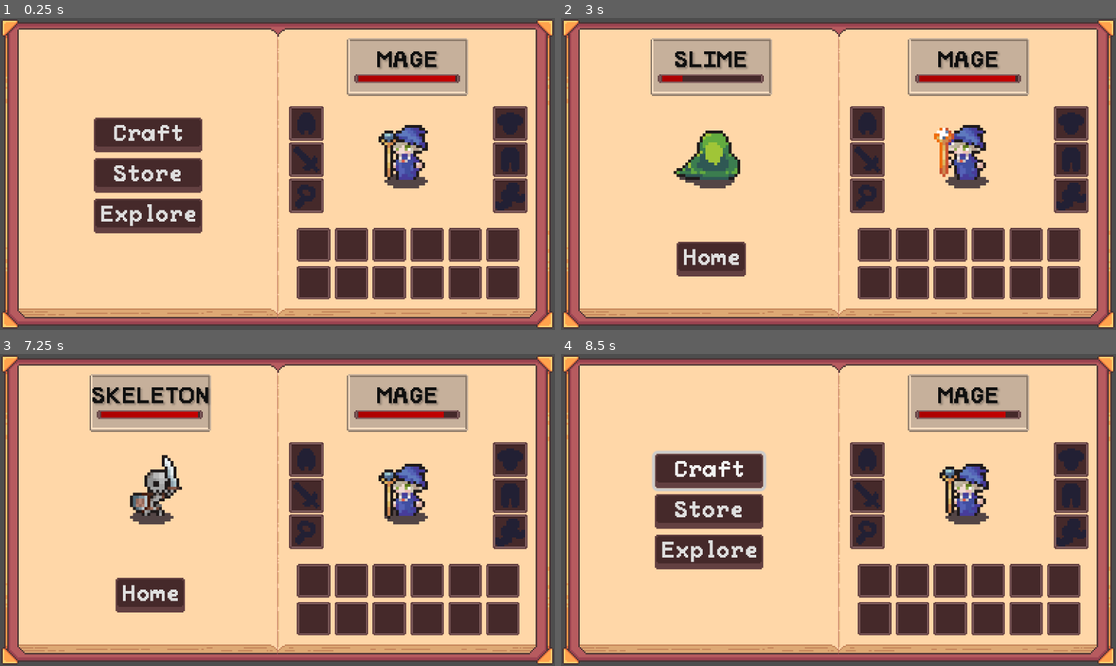
Above: before the commit, frames 1-4 (two rows, left to right).
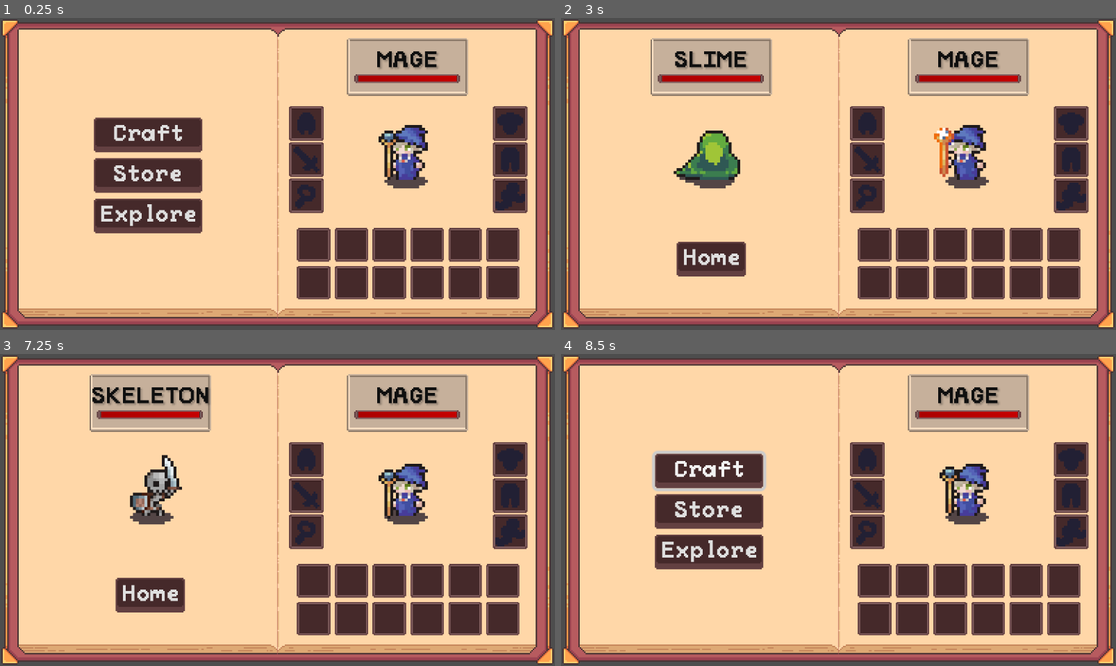
Above: after the commit, the same moments.

Repository: Blortlett/GodotIdle
Game: Godot game, scene res://Scenes/GuiNode.tscn
Two runs of this game, one before a commit and one after it. Both use one fixed random seed, a clock stepped at 60 frames per second and the inputs below.
Inputs:
- Up to frame 1 (0.25 s): no input
- Up to frame 2 (3 s): click "Craft" at 0.5 s; click "Store" at 1.25 s; click "Explore" at 2 s; click "Sunny Meadow" at 2.75 s
- Up to frame 3 (7.25 s): click "Home" at 3.5 s; click "Craft" at 4.25 s; click "Store" at 5 s; click "Explore" at 5.75 s; click "Decrepit Graveyard" at 6.5 s
- Up to frame 4 (8.5 s): click "Home" at 7.25 s; click "Craft" at 8 s

The runs differ from the first frame. In frame 1, less than 0.1% of the frame differs, in the area x 81-83%, y 18-21%; in frame 2, 0.3%, in the area x 21-83%, y 18-21%; in frame 3, less than 0.1%; in frame 4, less than 0.1%.

Commit message:
Fixed HealthUI Display & Value Issues

Diff:
--- a/Character/Characters/Monsters/rSkeleton.tres
+++ b/Character/Characters/Monsters/rSkeleton.tres
@@ -13,8 +13,8 @@
 Health = 80.0
 Damage = 12.0
 MagicDamage = 4.0
-Defense = 4.0
-MagicDefense = 2.0
+Defense = 2.0
+MagicDefense = 3.0
 AttackSpeed = 1.4
 LootTable = ExtResource("1_ue78r")
 metadata/_custom_type_script = "uid://dhdrxna4ooxij"
--- a/Character/Characters/Monsters/rSlime.tres
+++ b/Character/Characters/Monsters/rSlime.tres
@@ -10,7 +10,7 @@
 mPlayerType = 0
 Alliance = 1
 Sprite = ExtResource("1_6jh3b")
-Health = 30.0
+Health = 500.0
 Damage = 4.0
 MagicDamage = 4.0
 Defense = 1.0
--- a/Character/Characters/Monsters/rWolf.tres
+++ b/Character/Characters/Monsters/rWolf.tres
@@ -13,8 +13,8 @@
 Health = 180.0
 Damage = 10.0
 MagicDamage = 7.0
-Defense = 5.0
-MagicDefense = 5.0
+Defense = 3.0
+MagicDefense = 2.0
 AttackSpeed = 0.9
 LootTable = ExtResource("1_nocrd")
 metadata/_custom_type_script = "uid://dhdrxna4ooxij"
--- a/Character/UI/scrCharacterDisplayController.gd
+++ b/Character/UI/scrCharacterDisplayController.gd
@@ -13,10 +13,10 @@
 func UpdateCharacterHealthVisuals():
 	UpdatePlayerHealthVisual();
 	var EnemyHealthPercent: float;
-	EnemyHealthPercent = (mCharacterRegister.mActiveEnemyCharacter.CurrentHealth / mCharacterRegister.mActiveCharacter.Health) * 100;
+	EnemyHealthPercent = mCharacterRegister.mActiveEnemyCharacter.CurrentHealth / mCharacterRegister.mActiveEnemyCharacter.Health;
 	EnemyDisplay.UpdateHealth(EnemyHealthPercent);
 
 func UpdatePlayerHealthVisual():
 	var PlayerHealthPercent: float;
-	PlayerHealthPercent = (mCharacterRegister.mActiveCharacter.CurrentHealth / mCharacterRegister.mActiveCharacter.Health) * 100;
+	PlayerHealthPercent = mCharacterRegister.mActiveCharacter.CurrentHealth / mCharacterRegister.mActiveCharacter.Health;
 	PlayerDisplay.UpdateHealth(PlayerHealthPercent);
--- a/Character/UI/scrCharacterDisplayUI.gd
+++ b/Character/UI/scrCharacterDisplayUI.gd
@@ -29,7 +29,7 @@
 	CreatureNameDisplay.text = _Character.Name;
 	CreatureHealthDisplay.value = (_Character.CurrentHealth / _Character.Health) * 100;
 
-func UpdateHealth(_PercentValue: float):
+func UpdateHealth(_PercentValue: float): # (0 to 1)
 	CreatureHealthDisplay.value = _PercentValue;
 
 func PlayAttackAnimation():
--- a/Character/scrCharacter.gd
+++ b/Character/scrCharacter.gd
@@ -26,7 +26,7 @@
 @export var MagicDefense: float;
 @export var AttackSpeed: float;
 
-@export var LootTable: LootTable;
+@export var mLootTable: LootTable;
 
 var CharacterID: int;
 var CurrentHealth: float;
@@ -38,5 +38,5 @@
 
 func Die() -> Array[InvSlot]:
 	# return dropped loot
-	var DroppedLoot = LootTable.SpawnLootDrop()
+	var DroppedLoot = mLootTable.SpawnLootDrop()
 	return DroppedLoot;
--- a/Inventory/UI/InventoryUI/nInventoryUI.tscn
+++ b/Inventory/UI/InventoryUI/nInventoryUI.tscn
@@ -7,7 +7,7 @@
 [ext_resource type="PackedScene" uid="uid://0luyfwm87ckl" path="res://Inventory/UI/InventoryUI/nInvSlotUI.tscn" id="4_keych"]
 [ext_resource type="Texture2D" uid="uid://so2dglihxik1" path="res://Art/TravelBookUI/Sprites/UI_TravelBook_BookPageLeft01a.png" id="5_kydoc"]
 [ext_resource type="Script" uid="uid://cdw22kry0gbwn" path="res://Inventory/Scripts/scrEquipmentManager.gd" id="6_6j3o5"]
-[ext_resource type="PackedScene" uid="uid://c8aw6sgpiap08" path="res://UI/ActionUI/nActionUI.tscn" id="8_20xsb"]
+[ext_resource type="PackedScene" uid="uid://c8aw6sgpiap08" path="res://UI/ActionUI/nCharacterDisplay.tscn" id="8_20xsb"]
 [ext_resource type="PackedScene" uid="uid://dv0y07r2i4vmd" path="res://UI/HomeMenuUI/nHomeMenuUI.tscn" id="9_2bf1r"]
 [ext_resource type="PackedScene" uid="uid://2nnh4f80nnll" path="res://UI/DestinationMenuUI/nDestinationMenuUI.tscn" id="9_sfvvv"]
 [ext_resource type="Script" uid="uid://h20ddr8cjwko" path="res://UI/CombatMenuUI/scrCombatMenuUI.gd" id="10_2bf1r"]
--- a/UI/ActionUI/nActionUI.tscn
+++ b/UI/ActionUI/nCharacterDisplay.tscn
@@ -1,20 +1,20 @@
 [gd_scene load_steps=9 format=3 uid="uid://c8aw6sgpiap08"]
 
-[ext_resource type="SpriteFrames" uid="uid://ck6sjg3apgjg1" path="res://Character/Sprites/BadGuys/sprfSlime.tres" id="1_qg7yw"]
-[ext_resource type="Texture2D" uid="uid://b3eswuyjyk6bx" path="res://Art/TravelBookUI/Sprites/UI_TravelBook_Frame01a.png" id="2_riiue"]
-[ext_resource type="Texture2D" uid="uid://c1tfg1qrmh5f" path="res://Art/TravelBookUI/Sprites/UI_TravelBook_Bar01a.png" id="3_cv8tj"]
-[ext_resource type="FontFile" uid="uid://bhkd6t2hvac7k" path="res://Art/Fonts/PeaberryBase.ttf" id="4_cv8tj"]
-[ext_resource type="Script" uid="uid://b8d1riuq4m3fn" path="res://Character/UI/scrCharacterDisplayUI.gd" id="5_f38va"]
+[ext_resource type="Script" uid="uid://b8d1riuq4m3fn" path="res://Character/UI/scrCharacterDisplayUI.gd" id="1_vjeiu"]
+[ext_resource type="Texture2D" uid="uid://b3eswuyjyk6bx" path="res://Art/TravelBookUI/Sprites/UI_TravelBook_Frame01a.png" id="2_cq7bf"]
+[ext_resource type="Texture2D" uid="uid://c1tfg1qrmh5f" path="res://Art/TravelBookUI/Sprites/UI_TravelBook_Bar01a.png" id="3_mcttn"]
+[ext_resource type="FontFile" uid="uid://bhkd6t2hvac7k" path="res://Art/Fonts/PeaberryBase.ttf" id="4_acxql"]
+[ext_resource type="SpriteFrames" uid="uid://ck6sjg3apgjg1" path="res://Character/Sprites/BadGuys/sprfSlime.tres" id="5_25vls"]
 
 [sub_resource type="Gradient" id="Gradient_f38va"]
 colors = PackedColorArray(0.672305, 1.76881e-06, 6.257e-07, 1, 0.773856, 2.23808e-06, 9.62615e-07, 1)
 
 [sub_resource type="GradientTexture1D" id="GradientTexture1D_8w0gs"]
 gradient = SubResource("Gradient_f38va")
-width = 67
+width = 68
 
 [sub_resource type="LabelSettings" id="LabelSettings_f38va"]
-font = ExtResource("4_cv8tj")
+font = ExtResource("4_acxql")
 shadow_size = 2
 shadow_color = Color(0, 0, 0, 0.137255)
 
@@ -92,9 +92,11 @@
 layout_mode = 0
 offset_left = 3.0
 offset_top = 1.0
-offset_right = 70.0
+offset_right = 71.0
 offset_bottom = 2.0
 scale = Vector2(1, 4)
+max_value = 1.0
+value = 1.0
 texture_progress = SubResource("GradientTexture1D_8w0gs")
 
 [node name="CreatureName" type="Label" parent="CreatureInfoDisplay"]
Not shown: 4 places in UI/ActionUI/nCharacterDisplay.tscn that only renumber resources
